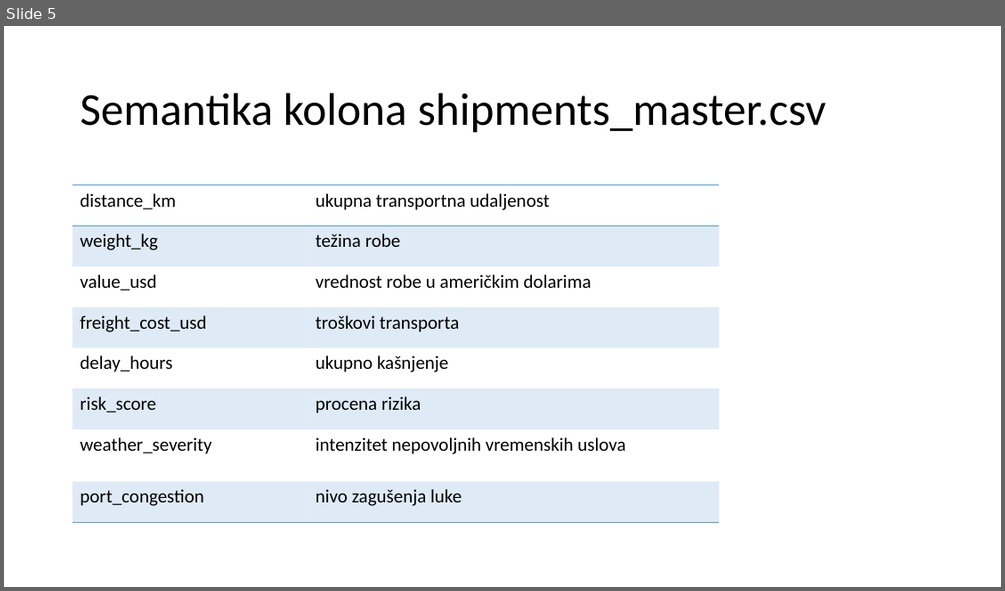
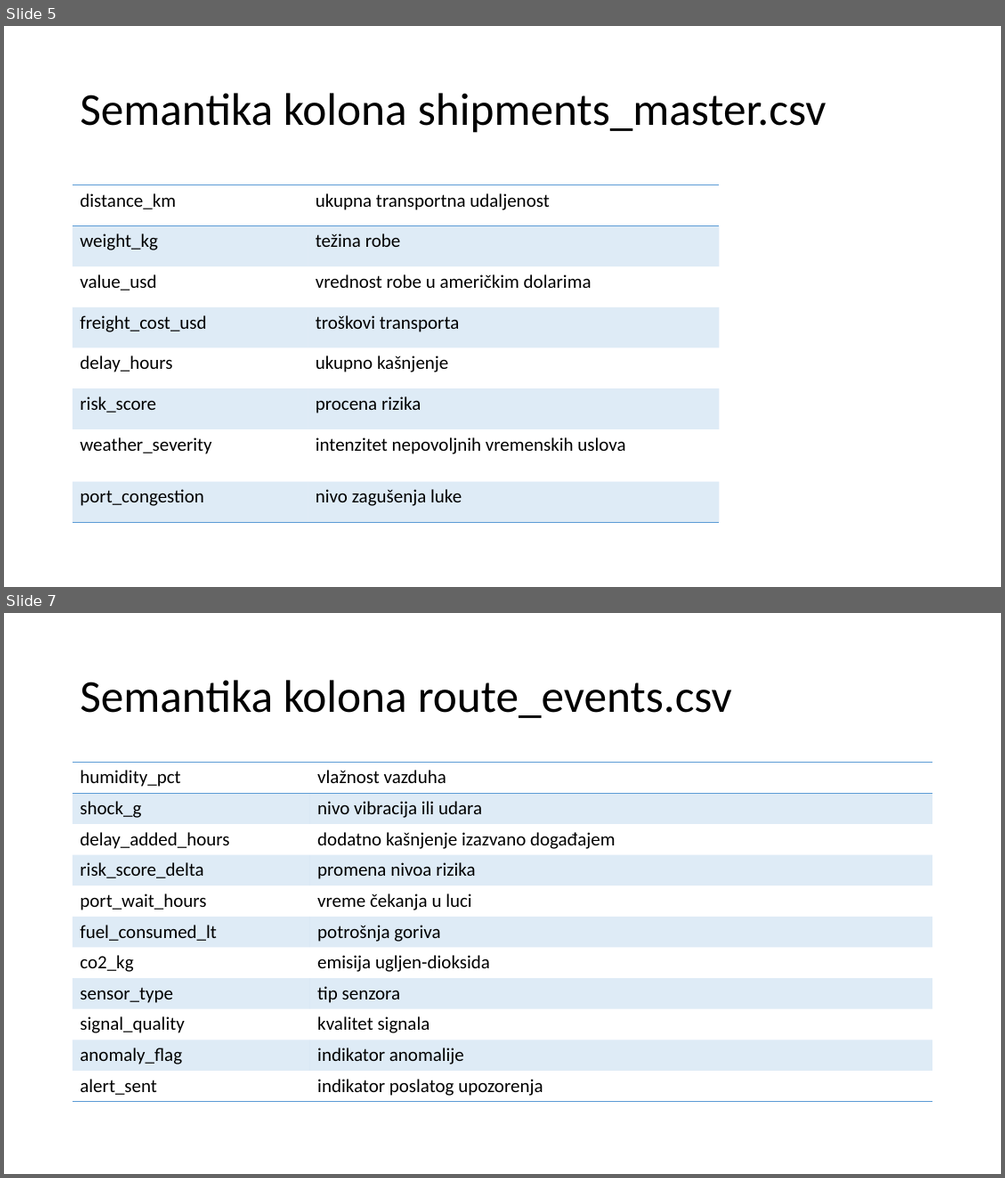
Before and after one commit to annaopi/sbp-projekat, a slide deck: Analiza pametne logistike globalnog uvoza (1).pptx. Shown one above the other, each under a label of ours: slide 5 before the commit, slides 5 and 7 after it; the slides between them are not shown. The pictures are 1005x591 and 1005x1178 pixels, drawn with LibreOffice and Linux fonts; fonts in the diff are those of the drawing. Boxes give left, top, right and bottom in pixels: in the first picture for what was removed or moved away, otherwise in the second. Text is boxed around its words. In the diff, an @@ line names an element or a change of style, - is before the commit and + after.

```diff
--- a/Analiza pametne logistike globalnog uvoza (1).pptx
+++ b/Analiza pametne logistike globalnog uvoza (1).pptx
@@ slide 7 added at [4,613,1001,1174], background #FFFFFF @@
@@ title added at [80,680,732,718], 44 pt, text #000000 @@
+Semantika kolona route_events.csv
@@ table added at [73,763,933,1102], 11 rows, 2 columns @@
+humidity_pct | vlažnost vazduha
+shock_g | nivo vibracija ili udara
+delay_added_hours | dodatno kašnjenje izazvano događajem
+risk_score_delta | promena nivoa rizika
+port_wait_hours | vreme čekanja u luci
+fuel_consumed_lt | potrošnja goriva
+co2_kg | emisija ugljen-dioksida
+sensor_type | tip senzora
+signal_quality | kvalitet signala
+anomaly_flag | indikator anomalije
+alert_sent | indikator poslatog upozorenja
```
Also in this commit, not shown: 1 slide changed, 1 other slide added.
